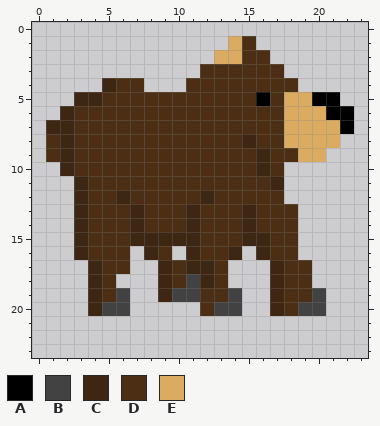
Two states of a pixel-art sprite, res/images/creature/bear/side0.png. Above: the version before the commit.
The file is 24x24 pixels. Colours within 5 levels of each other are drawn and written as one.
Palette (. is transparent): A #000000  B #424242  C #3e2712  D #4b2e13  E #daab60
Pixels before, first column x 1:
 1 .............ED.......
 2 ............EEDD......
 3 ...........DDDDDD.....
 4 ....CDD...DDDDDDDD....
 5 ..CCDDDDDDDDDDDADEEAA.
 6 .CDDDDDDDDDDDDDDDEEEAA
 7 CCDDDDDDDDDDDDDDDEEEEA
 8 DCDDDDDDDDDDDDCDDEEEE.
 9 DCDDDDDDDDDDDDDCDDEE..
10 .CDDDDDDDDDDDDDCD.....
11 ..CDDDDDDDDDDDDDC.....
12 ..CDDCDDDDDCDDDDD.....
13 ..CDDDCDDDCDDDCDDD....
14 ..CDDDCDDDCDDDCDDD....
15 ..CDDDCCCCCDDDCCDD....
16 ..CDDD.CD.CDDC.CDD....
17 ...CDD..CDCCD...CDD...
18 ...CD...CDBCD...CDD...
19 ...CDB..CBBDDB..CDDB..
20 ...CBB.....DBB..CDBB..
Once edited:
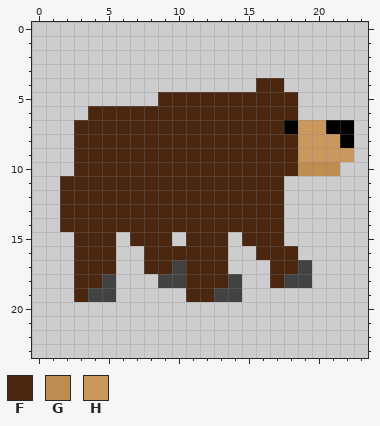
Colours new in this view: F #4a270e  G #c08d51  H #ca975c
Diff:
Changed rows in their new state; - is an unchanged pixel.
first column x 1:
 1 -------------..-------
 2 ------------....------
 3 -----------......-----
 4 ----...---.....FF.----
 5 --......FFFFFFFFFF...-
 6 -..FFFFFFFFFFFFFFF....
 7 ..FFFFFFFFFFFFFFFAHHA-
 8 ..FFFFFFFFFFFFFFFFHHHA
 9 ..FFFFFFFFFFFFFFFFHHHH
10 -.FFFFFFFFFFFFFFFFGGG-
11 -FFFFFFFFFFFFFFFF-----
12 -FFFFFFFFFFFFFFFF-----
13 -FFFFFFFFFFFFFFFF.----
14 -FFFFFFFFFFFFFFFF.----
15 --FFF.FFF.FFF.FFF.----
16 --FFF.-FFFFFF.-FFF----
17 --FFF.-FFBFFF---FFB---
18 --FFB---BBFFFB--FBB---
19 --FBB.--..FFB---....--
20 ---...-----...--....--
Pixel boxes of the changes (left, top, right, bottom) in both pictures:
changed: (46, 36, 354, 316)
